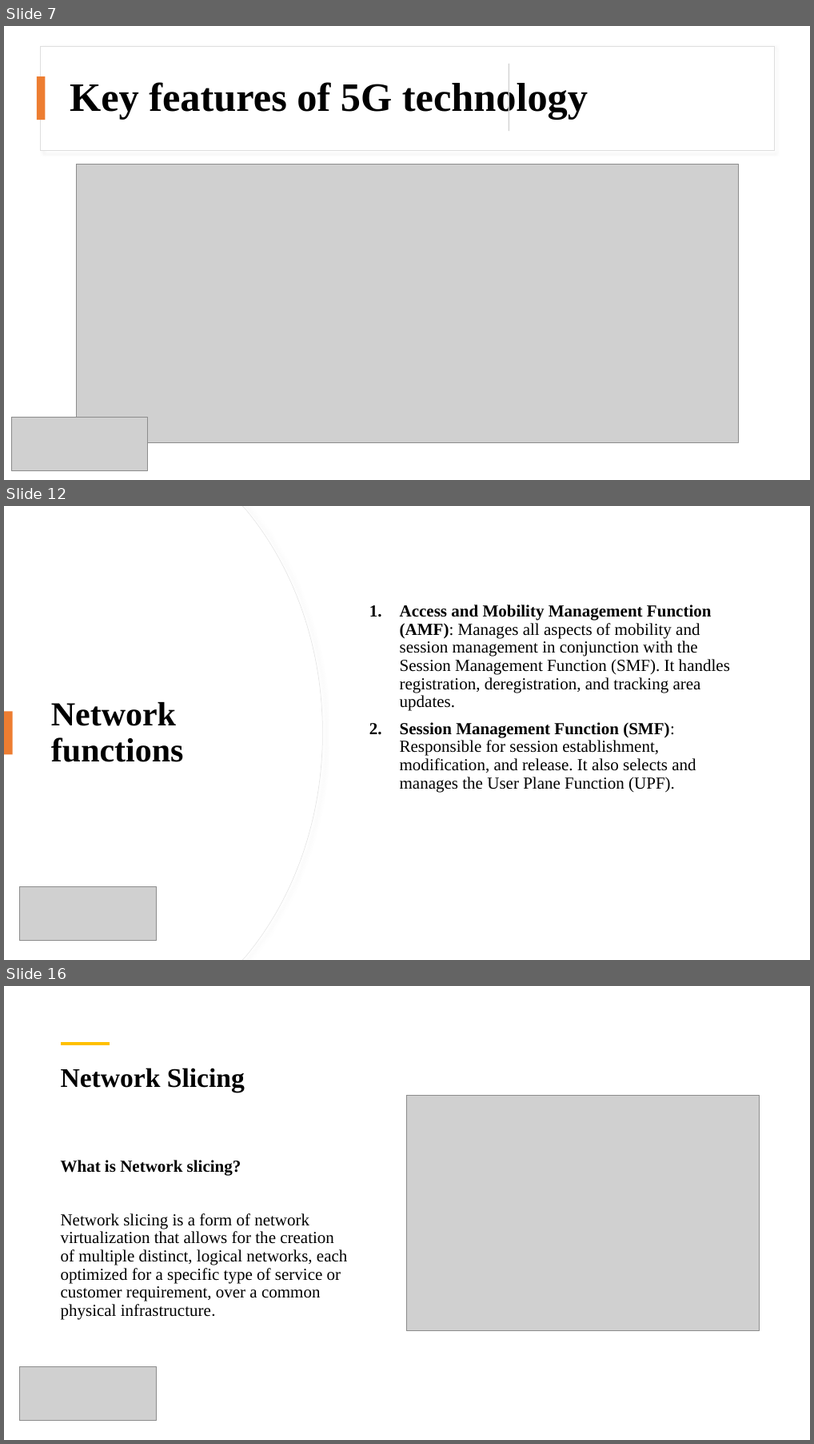
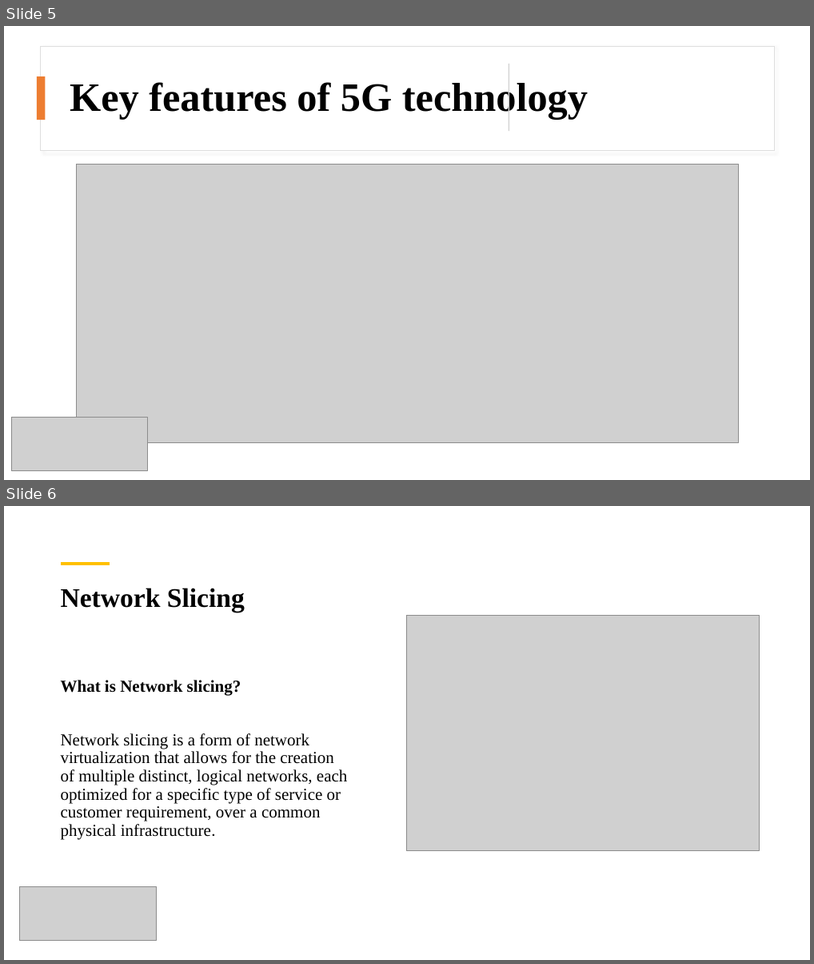
Before and after one commit to kushalprakash6/Standalone-5G-netowrk-simulation, a slide deck: Presentation/Presentation team_entropy.pptx. Shown one above the other, each under a label of ours: slides 7, 12 and 16 before the commit, slides 5 and 6 after it; the slides between them are not shown. The pictures are 814x1444 and 814x964 pixels, drawn with LibreOffice and Linux fonts; fonts in the diff are those of the drawing; grey boxes stand for pictures. Boxes give left, top, right and bottom in pixels: in the first picture for what was removed or moved away, otherwise in the second. Text is boxed around its words. In the diff, an @@ line names an element or a change of style, - is before the commit and + after.

Commit message:
Updated Network architecture in Presentation

```diff
--- a/Presentation/Presentation team_entropy.pptx
+++ b/Presentation/Presentation team_entropy.pptx
@@ slide 12 removed at (4,506,810,960), background #FFFFFF @@
@@ freeform shape removed at (4,506,323,960) @@
@@ freeform shape removed at (4,506,322,960) @@
@@ text removed at (400,604,730,792) @@
-1. Access and Mobility Management Function (AMF): Manages all aspects of mobility and session management in conjunction with the Session Management Function (SMF). It handles registration, deregistration, and tracking area updates.
-2. Session Management Function (SMF): Responsible for session establishment, modification, and release. It also selects and manages the User Plane Function (UPF).
@@ rectangle removed at (4,711,13,755) @@
@@ title removed at (51,702,184,762) @@
-Network functions
@@ picture removed at (20,887,157,940) @@
@@ what was slide 7 is now slide 5 @@
@@ what was slide 16 is now slide 6 @@
```
Also in this commit, not shown: 4 slides changed, 1 slide added, 16 other slides removed.
